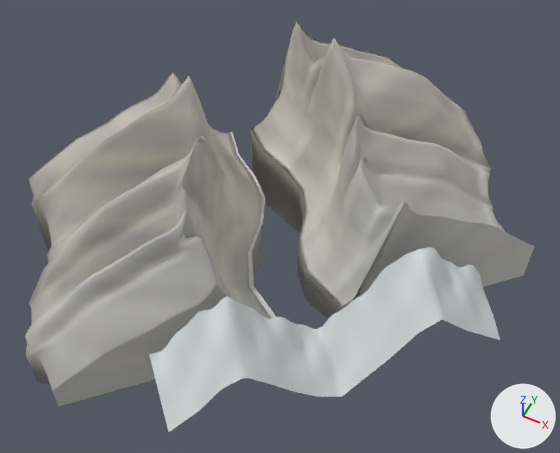
Before and after pictures for a commit that changed the glTF model assets/env010/gorge-strata-v1.glb.
Rendered twice from a camera (50 mm lens) standing at (250.0, -421.0, 290.0) and looking at (88.0, -96.0, -117.0). Arrows for +X, +Y and +Z are at lower right; the lights stay in place. The picture after the commit comes second.

In view in the first picture: 'front_buttress', 'middle_terraces', 'pale_horizon'.
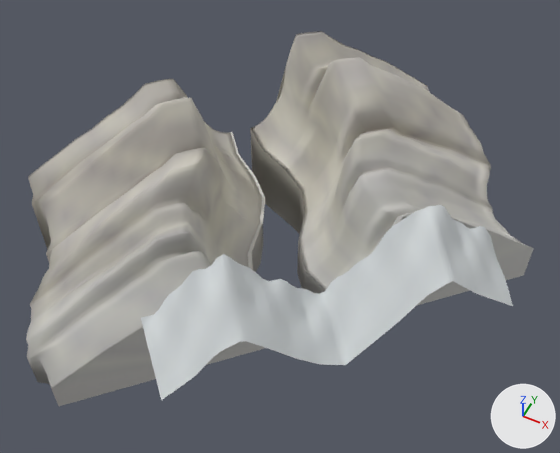
Pixel boxes (x1, y1, x2, y2) of what changed, in the pictures (560 x 453 px; the box of a moved part takes in the faces that stretch with it):
'front_buttress', reshaped
    before: (25, 72, 272, 406)
    after: (26, 79, 265, 406)
'middle_terraces', reshaped (7% shorter)
    before: (250, 21, 534, 318)
    after: (250, 31, 534, 306)
'pale_horizon', reshaped (11% shorter)
    before: (149, 132, 500, 432)
    after: (141, 132, 513, 400)
part 1 of me_front_buttress, moved or reshaped
    before: (25, 72, 250, 393)
    after: (26, 79, 265, 393)
part 2 of me_middle_terraces, moved or reshaped
    before: (267, 21, 534, 300)
    after: (267, 31, 534, 306)
part 3 of me_pale_horizon, moved or reshaped
    before: (149, 247, 500, 432)
    after: (141, 205, 513, 400)

The change in detail:
me_front_buttress is used by ob_front_buttress; location (0.0, 0.0, 0.0).
me_front_buttress had 2262 vertices, 4520 faces and spanned x -100.0..110.0, y -256.0..-27.0, z -183.0..-29.0.
me_front_buttress now has 2262 vertices, 4520 faces and spans x -100.0..110.0, y -256.0..-27.0, z -183.0..-46.0.
me_front_buttress part 1: 1730 of 2262 vertices moved; they spanned x -100.0..100.0, y -256.0..-37.0, z -165.0..-29.0 and now span x -100.0..100.0, y -256.0..-37.0, z -161.0..-46.0; mean shift (0.0, 0.0, -3.0); largest move (39.0, -117.0, -38.0) -> (39.0, -117.0, -59.0).
me_middle_terraces is used by ob_middle_terraces; location (0.0, 0.0, 0.0).
me_middle_terraces had 2262 vertices, 4520 faces and spanned x 21.0..252.0, y -112.0..92.0, z -183.0..-18.0.
me_middle_terraces now has 2262 vertices, 4520 faces and spans x 21.0..252.0, y -112.0..92.0, z -183.0..-35.0.
me_middle_terraces part 2: 1648 of 2262 vertices moved; they spanned x 34.0..252.0, y -100.0..92.0, z -162.0..-18.0 and now span x 34.0..252.0, y -100.0..92.0, z -161.0..-35.0; mean shift (0.0, 0.0, -2.0); largest move (121.0, -53.0, -37.0) -> (121.0, -53.0, -58.0).
me_pale_horizon is used by ob_pale_horizon; location (0.0, 0.0, 0.0).
me_pale_horizon had 993 vertices, 1660 faces and spanned x 10.0..252.0, y -252.0..-26.0, z -169.0..-82.0.
me_pale_horizon now has 993 vertices, 1660 faces and spans x 10.0..252.0, y -252.0..-26.0, z -157.0..-43.0.
me_pale_horizon part 3: the loose piece of 819 vertices spanning x 62.0..252.0, y -252.0..-62.0, z -169.0..-82.0 is moved by (0.0, 0.0, 39.0).
